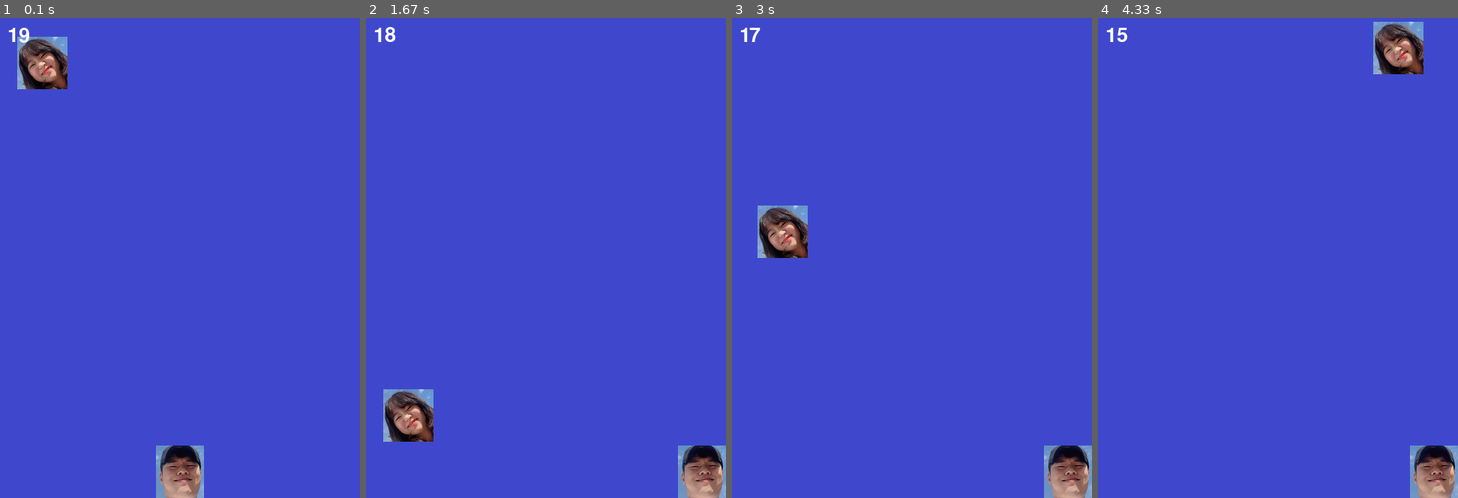
Above: before the commit, frames 1-4 (left to right).
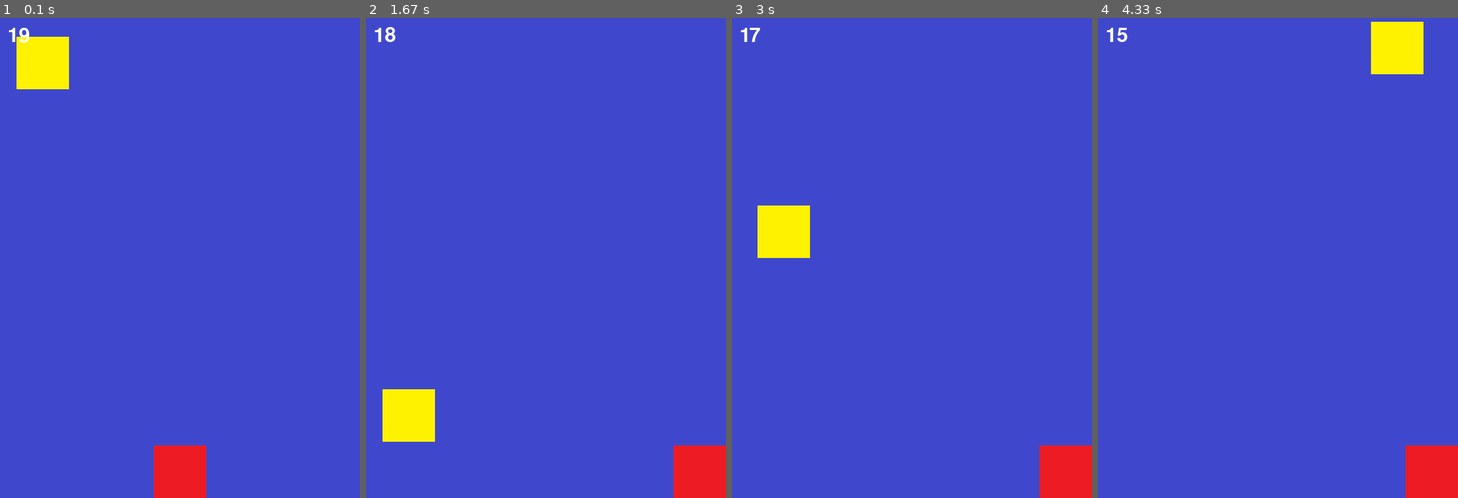
Above: after the commit, the same moments.

Repository: wongbingg/Window
Game: pygame game, started from pygame_basic/8.frame.py
Same seed, same stepped clock (60 frames per second), same inputs: the game is played once before the commit and once after it.
Inputs:
- Up to frame 1 (0.1 s): no input
- Up to frame 2 (1.67 s): hold Right 0.33-0.8 s; hold Right 0.83-1.3 s
- Up to frame 3 (3 s): hold Left 1.9-2.3 s; hold Right 2.33-2.97 s
- Up to frame 4 (4.33 s): hold Left 3-3.47 s; hold Right 3.5-3.97 s; hold Right from 4 s (still down)

The runs differ from the first frame. In frame 1, 3.2% of the frame differs, in the area x 4-58%, y 3-100%; in frame 2, 3.2%, in the area x 4-100%, y 77-100%; in frame 3, 3.2%; in frame 4, 3.2%.

Commit message:
new window

Diff:
--- a/Webcam.py
+++ /dev/null
@@ -1,19 +0,0 @@
-import cv2
-
-vfile = cv2.VideoCapture(0)
-
-if vfile.isOpened():
-    while True:
-        vret,img = vfile.read()
-        if vret:
-            cv2.imshow('webcam',img)
-            if cv2.waitKey(1) !=-1:
-                cv2.imwrite('webcam_snap.jpg',img)
-                break
-        else:
-            print("프레임 정상적이지 않음")
-            break
-else:
-    print("오류 발생")
-vfile.release()
-cv2.destroyAllWindows()
--- a/mynote.txt
+++ /dev/null
@@ -1 +0,0 @@
-assdfsaf
--- a/object.py
+++ /dev/null
@@ -1,40 +0,0 @@
-# import necessary packages
-import cvlib as cv
-from cvlib.object_detection import draw_bbox
-import cv2
-
-# open webcam (웹캠 열기)
-webcam = cv2.VideoCapture(0)
-
-if not webcam.isOpened():
-    print("Could not open webcam")
-    exit()
-
-
-# loop through frames
-while webcam.isOpened():
-
-    # read frame from webcam
-    status, frame = webcam.read()
-
-    if not status:
-        break
-
-    # apply object detection (물체 검출)
-    bbox, label, conf = cv.detect_common_objects(frame)
-
-    print(bbox, label, conf)
-
-    # draw bounding box over detected objects (검출된 물체 가장자리에 바운딩 박스 그리기)
-    out = draw_bbox(frame, bbox, label, conf, write_conf=True)
-
-    # display output
-    cv2.imshow("Real-time object detection", out)
-
-    # press "Q" to stop
-    if cv2.waitKey(1) & 0xFF == ord('q'):
-        break
-
-# release resources
-webcam.release()
-cv2.destroyAllWindows()
--- a/practice280.py
+++ b/practice280.py
@@ -9,6 +9,6 @@
 #         print("성공")
 #     finally:
 #         print("NEXT LEVEL")
-N = ['1','8']
-N[0].replace('1','2')
+N = [1,8]
+N[0].replace(1,2)
 print(N)
--- a/pygame_basic/8.frame.py
+++ b/pygame_basic/8.frame.py
@@ -23,7 +23,7 @@
 background = pygame.image.load("C:\\WB\\pygame_basic\\background.png")
 
 #스프라이트 불러오기
-character = pygame.image.load("C:\\WB\\pygame_basic\\character2.png")
+character = pygame.image.load("C:\\WB\\pygame_basic\\character.png")
 character_size = character.get_rect().size
 character_width = character_size[0]
 character_height = character_size[1]
@@ -38,7 +38,7 @@
 enemy_speed = 5
 
 #적
-enemy = pygame.image.load("C:\\WB\\pygame_basic\\enemy2.png")
+enemy = pygame.image.load("C:\\WB\\pygame_basic\\enemy.png")
 enemy_size = enemy.get_rect().size
 enemy_width = enemy_size[0]
 enemy_height = enemy_size[1]
--- a/pygame_project/6_gameover.py
+++ b/pygame_project/6_gameover.py
@@ -30,7 +30,7 @@
 stage_height = stage_size[1] #스테이지의 높이 위에 캐릭터를 두기 위해 사용
 
 #캐릭터 만들기
-character = pygame.image.load(os.path.join(image_path,"character2.png"))
+character = pygame.image.load(os.path.join(image_path,"character.png"))
 character_size = character.get_rect().size
 character_width = character_size[0]
 character_height = character_size[1]
@@ -55,10 +55,10 @@
 
 #공 만들기
 ball_images = [
-    pygame.image.load(os.path.join(image_path,"enemy1.png")),
-    pygame.image.load(os.path.join(image_path,"enemy2.png")),
-    pygame.image.load(os.path.join(image_path,"enemy3.png")),
-    pygame.image.load(os.path.join(image_path,"enemy4.png"))
+    pygame.image.load(os.path.join(image_path,"ballon1.png")),
+    pygame.image.load(os.path.join(image_path,"ballon2.png")),
+    pygame.image.load(os.path.join(image_path,"ballon3.png")),
+    pygame.image.load(os.path.join(image_path,"ballon4.png"))
 ]
 
 # 공 크기에 따른 최초 스피드
Binary file removed: Lee.jpg
Binary file removed: pygame_basic/character2.png
Binary file removed: pygame_basic/enemy2.png
Binary file removed: pygame_project/images/character2.png
Binary file removed: pygame_project/images/enemy1.png
Binary file removed: pygame_project/images/enemy2.png
Binary file removed: pygame_project/images/enemy3.png
Binary file removed: pygame_project/images/enemy4.png
Not shown, removed: cat.mp4
